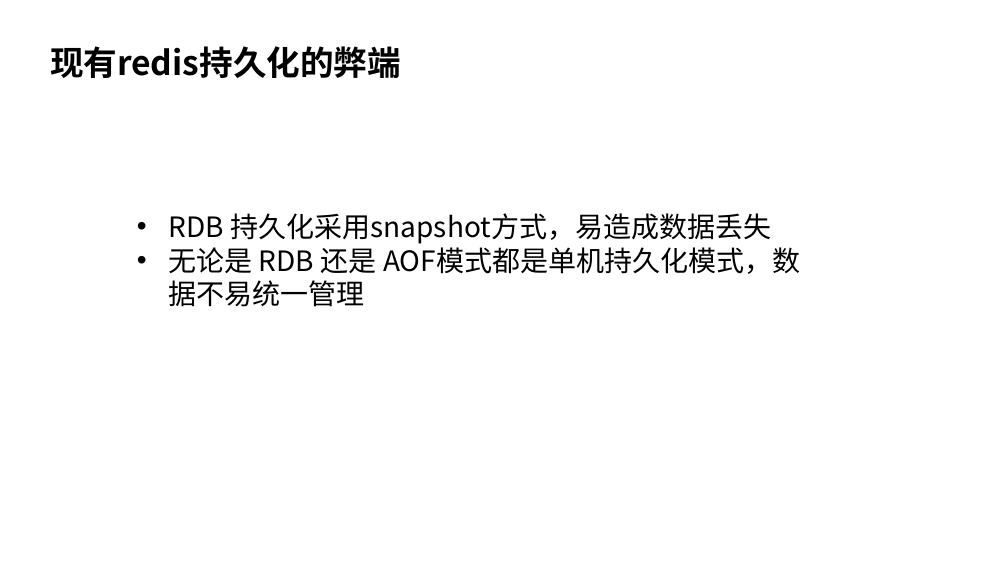
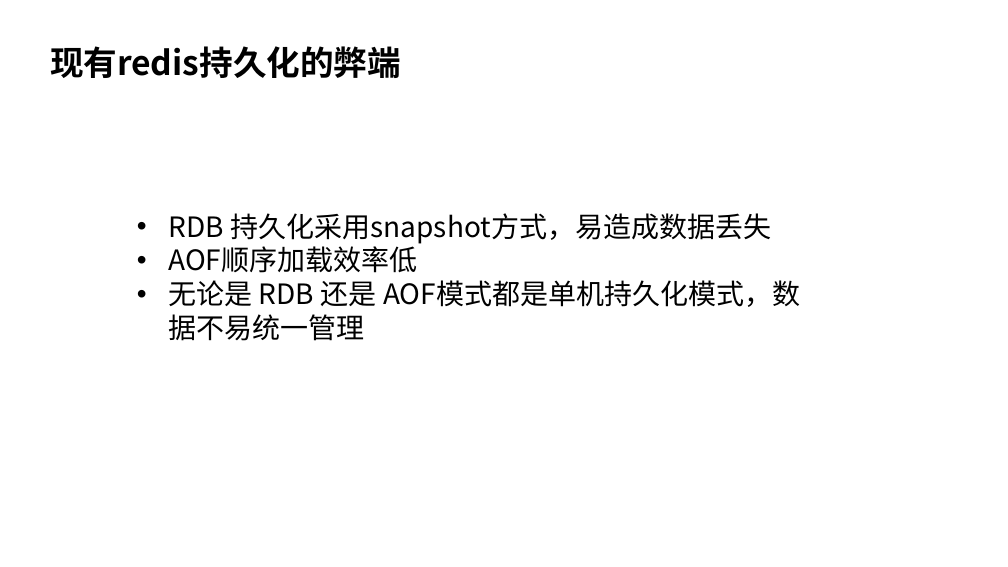
Before and after one commit to TraceNature/redis_on_tikv, a slide deck: slide 4 of docs/Hackathon2021_redis_on_tikv 答辩.pptx. Drawn at 1008x567 pixels with LibreOffice and Linux fonts; fonts in the diff are those of the drawing; background and template pictures are left out. Boxes give left, top, right and bottom in pixels: in the first picture for what was removed or moved away, otherwise in the second. Text is boxed around its words. In the diff, an @@ line names an element or a change of style, - is before the commit and + after.

Commit message:
update ppt

```diff
--- a/docs/Hackathon2021_redis_on_tikv 答辩.pptx
+++ b/docs/Hackathon2021_redis_on_tikv 答辩.pptx
@@ text at box(168, 246, 417, 273): paragraph added @@
+• AOF顺序加载效率低
```
Also in this commit, not shown: 4 other files.
